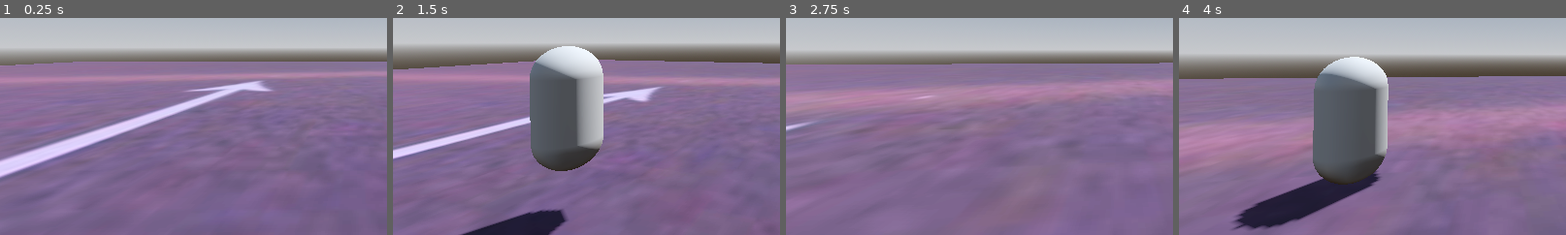
Above: before the commit, frames 1-4 (left to right).
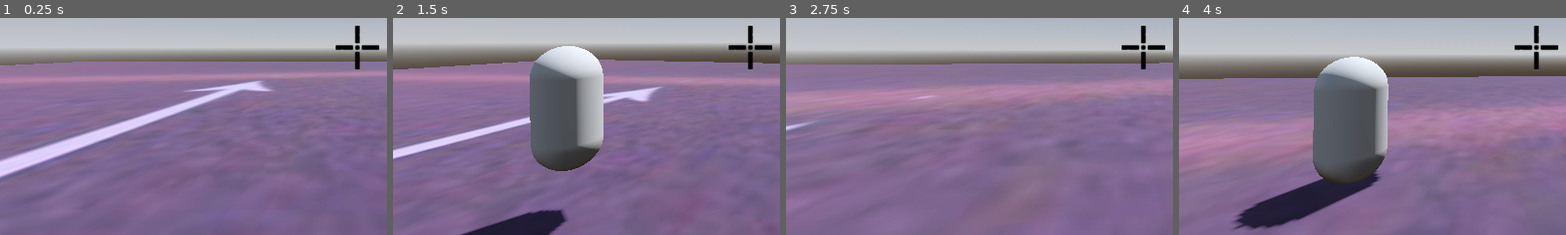
Above: after the commit, the same moments.

Repository: Takos4Lunch/Project1873
Game: Godot game, scene res://world.tscn
The game is run twice, just before and just after one commit, with the same random seed, the same clock (stepped at 60 frames per second) and the same inputs.
Inputs (mouse positions are % of the whole screen's width and height, from its top left):
- Up to frame 1 (0.25 s): no input
- Up to frame 2 (1.5 s): move the mouse to (55, 50) at 0.52 s; hold W (up) from 0.53 s (still down); tap C (camera) at 0.6 s; tap Space (jump) at 0.77 s; move the mouse to (45, 50) at 1.27 s; tap Shift (sprint) at 1.35 s
- Up to frame 3 (2.75 s): keep holding W (up); tap Space (jump) at 1.52 s; move the mouse to (52, 48) at 2.02 s; tap C (camera) at 2.1 s
- Up to frame 4 (4 s): keep holding W (up); move the mouse to (49, 52) at 2.77 s; tap Shift (sprint) at 2.85 s; tap Space (jump) at 3.02, 3.77 s; move the mouse to (57, 51) at 3.52 s; tap C (camera) at 3.6 s
The pictures show only the part of the screen within x 4-54%, y 43-93%; the shares and areas given below are measured in that part.

The runs differ from the first frame. In frame 1, 0.4% of the frame differs, in the area x 86-98%, y 3-24%; in frame 2, 0.4%; in frame 3, 0.4%; in frame 4, 0.4%.

Commit message:
Added basic crosshair

Diff:
--- a/scripts/Player.gd
+++ b/scripts/Player.gd
@@ -22,9 +22,12 @@
 @onready var head = $Head
 @onready var camera = $Head/Camera3D
 @onready var camera3 = $Head/Camera3D2
+@onready var crosshair = $Head/Camera3D/crosshair
 
 func _ready():
 	Input.set_mouse_mode(Input.MOUSE_MODE_CAPTURED)
+	crosshair.position.x = get_viewport().size.x/ 2 - 32
+	crosshair.position.y = get_viewport().size.y/ 2 - 32
 
 func _unhandled_input(event):
 	if event is InputEventMouseMotion:
--- a/world.tscn
+++ b/world.tscn
@@ -1,7 +1,8 @@
-[gd_scene load_steps=14 format=3 uid="uid://c4ht0pkxmidgm"]
+[gd_scene load_steps=15 format=3 uid="uid://c4ht0pkxmidgm"]
 
 [ext_resource type="Texture2D" uid="uid://cdbgtgws7kj2p" path="res://textures/FyR-_N7XgAI7JA4.jpg" id="1_eth2f"]
 [ext_resource type="Script" path="res://scripts/Player.gd" id="1_t7c8s"]
+[ext_resource type="Texture2D" uid="uid://c7kl3tcmbvmei" path="res://textures/crosshair.png" id="3_528ta"]
 
 [sub_resource type="ProceduralSkyMaterial" id="ProceduralSkyMaterial_u0rgm"]
 sky_horizon_color = Color(0.64625, 0.65575, 0.67075, 1)
@@ -79,6 +80,11 @@
 "": SubResource("AnimationLibrary_ymx21")
 }
 
+[node name="crosshair" type="TextureRect" parent="Player/Head/Camera3D"]
+offset_right = 40.0
+offset_bottom = 40.0
+texture = ExtResource("3_528ta")
+
 [node name="Camera3D2" type="Camera3D" parent="Player/Head"]
 transform = Transform3D(0.992538, 0, 0.121939, 0, 1, 0, -0.121939, 0, 0.992538, 3.49838, 2.20469, 4.21021)
 
Binary file changed: textures/crosshair.png
